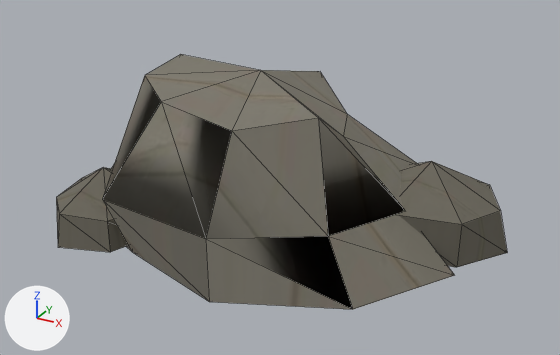
Renders of the glTF model saga-godot/assets/world/rock_large_01.glb from each side of a commit.
Camera for both pictures: a 50 mm lens placed at (3.02, -5.17, 3.0), pointed at (0.25, -0.13, 0.47). The axes (+X, +Y, +Z) are drawn at lower left. The lights are the same throughout. The older version comes first. Mesh edges are drawn as thin lines. Vertices at exactly the same position are counted once.

The older version as bpy lines, for what is in view:
```python
me_rock_large_01 = bpy.data.meshes.new('rock_large_01')
me_rock_large_01.from_pydata(...)  # 70 vertices, 128 faces; spans x -1.59..1.98, y -1.24..1.14, z -0.23..1.3
# faces by material slot: [72, 56]
me_rock_large_01.materials.append(mat_concrete_wall_001)  # picture img_concrete_wall_001_toon
me_rock_large_01.materials.append(mat_concrete_wall_001_001)  # picture img_concrete_wall_001_toon_001
ob_rock_large_01 = bpy.data.objects.new('rock_large_01', me_rock_large_01)
ob_rock_large_01.location = (0.0, 0.0, 0.0)
```
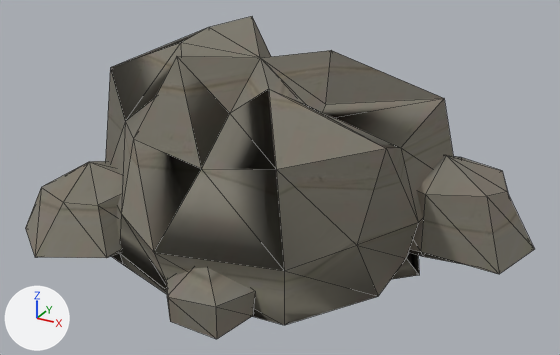
Where the change shows, as pixel boxes (x1, y1, x2, y2) in the pictures (560 x 355 px):
'rock_large_01', reshaped (13% wider, 27% taller): before (56, 54, 507, 309); after (25, 16, 534, 339)
part 1 of me_rock_large_01, rebuilt: before (102, 54, 454, 309); after (106, 16, 453, 325)
part 2 of me_rock_large_01, rebuilt: before (56, 167, 128, 252); after (25, 161, 122, 258)
part 3 of me_rock_large_01, rebuilt (16% wider, 12% taller): before (399, 161, 507, 267); after (409, 155, 534, 274)
part 4 of me_rock_large_01, added: after (166, 267, 255, 339)

The change in detail:
Picture 'concrete_wall_001_toon.002' (img_concrete_wall_001_toon_002) is new.
Material 'concrete_wall_001.002' (mat_concrete_wall_001_002) is new.
Its texture is img_concrete_wall_001_toon_002.
Its roughness is 1.0.
me_rock_large_01 is used by ob_rock_large_01; location (0.0, 0.0, 0.0).
me_rock_large_01 had 70 vertices, 128 faces and spanned x -1.59..1.98, y -1.24..1.14, z -0.23..1.3.
me_rock_large_01 now has 156 vertices, 292 faces and spans x -1.89..2.18, y -1.64..1.47, z -0.24..1.58.
me_rock_large_01 part 1: the loose piece of 38 vertices spanning x -1.59..1.71, y -1.24..1.14, z -0.23..1.3 is rebuilt with 74 vertices and now spans x -1.63..1.48, y -1.48..1.47, z -0.24..1.58.
me_rock_large_01 part 2: the loose piece of 16 vertices spanning x -1.58..-0.49, y -1.19..-0.22, z -0.09..0.5 is rebuilt with 26 vertices and now spans x -1.89..-0.64, y -1.45..-0.15, z -0.09..0.55.
me_rock_large_01 part 3: the loose piece of 16 vertices spanning x 0.65..1.98, y -0.1..1.02, z -0.11..0.6 is rebuilt with 26 vertices and now spans x 0.62..2.18, y 0.03..1.28, z -0.1..0.65.
me_rock_large_01 part 4: a new loose piece of 16 vertices spanning x -0.04..0.7, y -1.64..-0.88, z -0.06..0.35.
Other edits to the shape of me_rock_large_01 do not show in these pictures.
me_rock_large_01 gains material mat_concrete_wall_001_002 (picture img_concrete_wall_001_toon_002).
